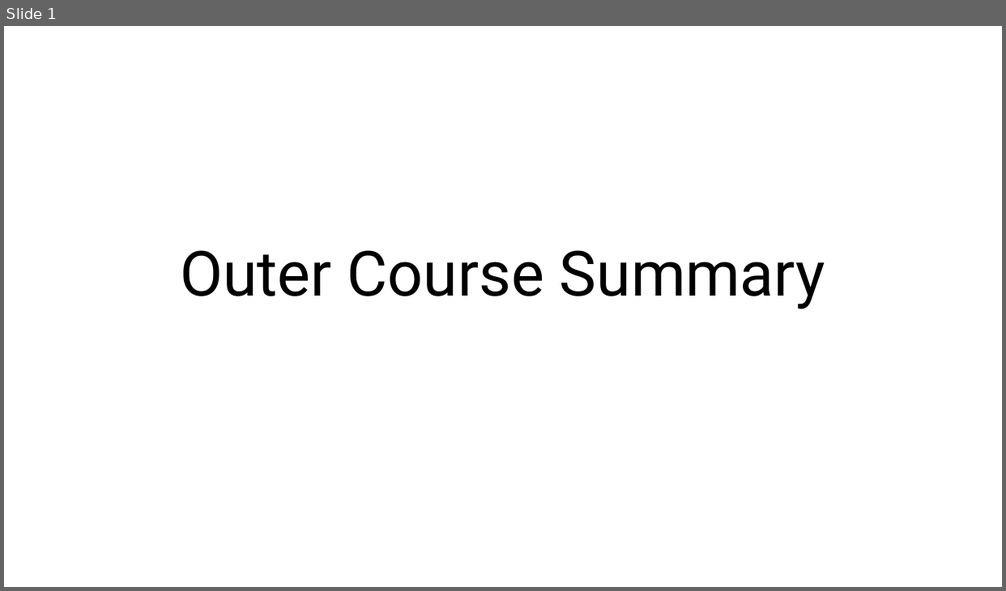
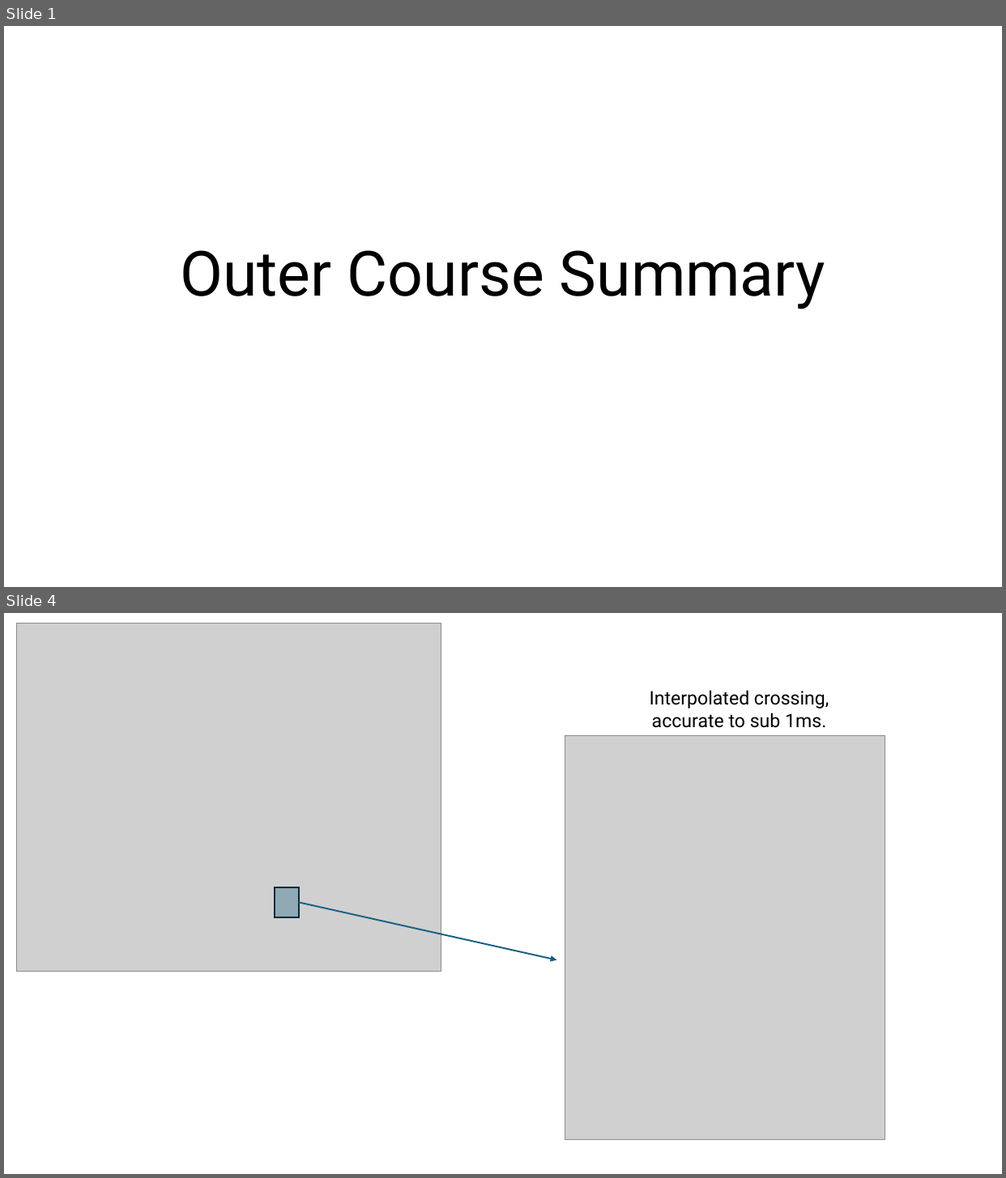
Before and after one commit to toddrudberg/SportClassRacingV2, a slide deck: Race Analyzer.pptx. Shown one above the other, each under a label of ours: slide 1 before the commit, slides 1 and 4 after it; the slides between them are not shown. The pictures are 1006x591 and 1006x1178 pixels, drawn with LibreOffice and Linux fonts; fonts in the diff are those of the drawing; grey boxes stand for pictures. Boxes give left, top, right and bottom in pixels: in the first picture for what was removed or moved away, otherwise in the second. Text is boxed around its words. In the diff, an @@ line names an element or a change of style, - is before the commit and + after.

```diff
--- a/Race Analyzer.pptx
+++ b/Race Analyzer.pptx
@@ slide 4 added at bbox=[4, 613, 1002, 1174], background #FFFFFF @@
@@ picture added at bbox=[17, 624, 441, 972] @@
@@ text added at bbox=[650, 690, 829, 728], 18 pt, text #000000 @@
+Interpolated crossing, accurate to sub 1ms.
@@ picture added at bbox=[565, 736, 885, 1141] @@
@@ rectangle added at bbox=[275, 887, 299, 917], fill #156082 at 34% opacity, outline #092A39 1.5 pt @@
@@ arrow added from (299, 903) to (556, 960), #156082 1.5 pt @@
```
Also in this commit, not shown: 2 other files.
